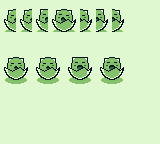
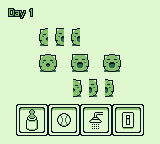
Layers edited between the first and the second 160x144 image:
added layer "Pasted Layer" above "room.png copy" over [4, 8, 144, 136]
hid "room.png" over [4, 8, 144, 136]
